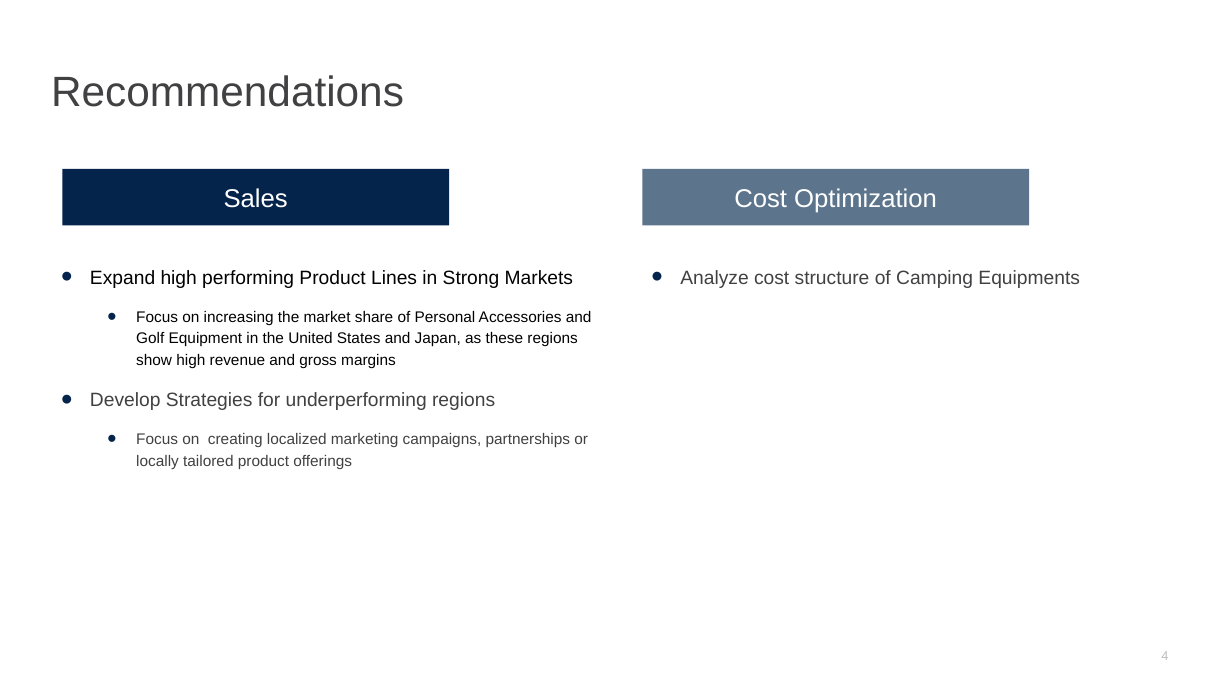
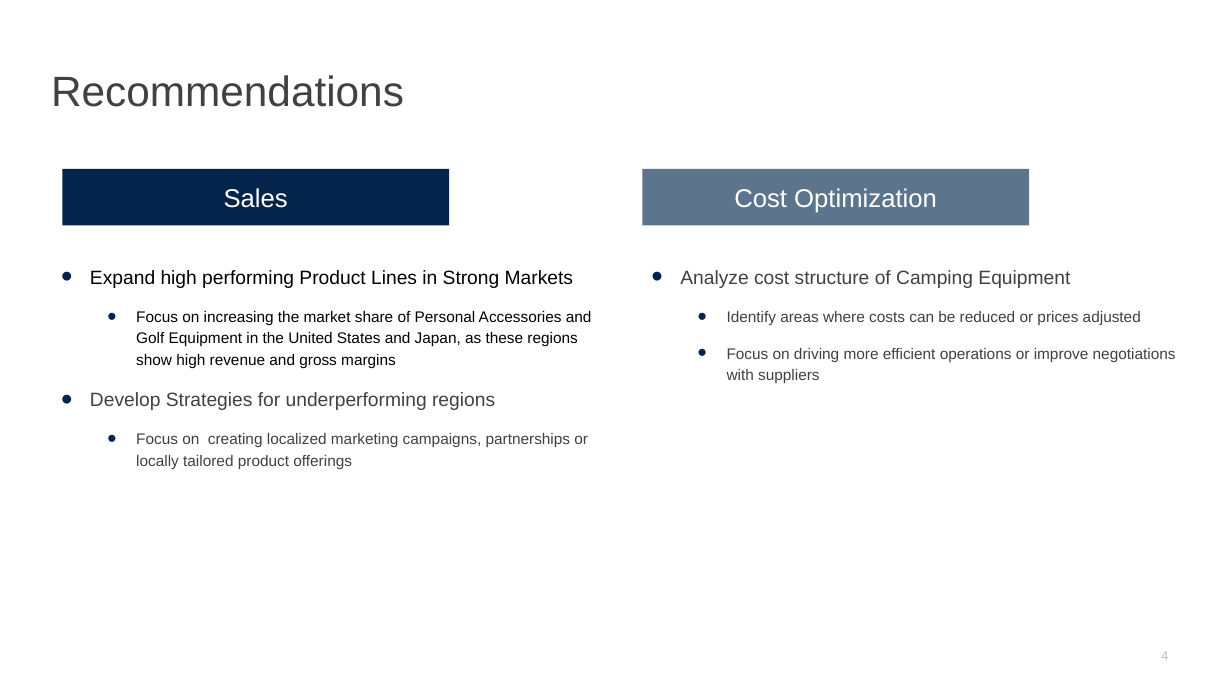
Before and after one commit to edimaudo/hackathon_coding_challenges, a slide deck: slide 4 of afp_challenge/afp_challenge_deck.pptx. Drawn at 1232x693 pixels with LibreOffice and Linux fonts; fonts in the diff are those of the drawing. Boxes give left, top, right and bottom in pixels: in the first picture for what was removed or moved away, otherwise in the second. Text is boxed around its words. In the diff, an @@ line names an element or a change of style, - is before the commit and + after.

```diff
--- a/afp_challenge/afp_challenge_deck.pptx
+++ b/afp_challenge/afp_challenge_deck.pptx
@@ text at (680,270,1176,383): text changed; size 15 to 12 pt @@
-• Analyze cost structure of Camping Equipments
+• Analyze cost structure of Camping Equipment
+  • Identify areas where costs can be reduced or prices adjusted
+  • Focus on driving more efficient operations or improve negotiations with suppliers
```
Also in this commit, not shown: 2 slides added, 2 slides removed.
